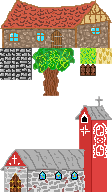
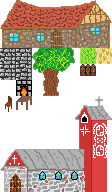
Layer changes from the first 112 x 192 image to the second:
added layer "bord.png" above "stol.png" over [16, 96, 32, 110]
added layer "stol.png" above "ildsted.png" over [5, 96, 12, 112]
added layer "ildsted.png" above "allsprites.png" over [16, 80, 32, 96]
painted on "allsprites.png" over [0, 79, 32, 112]
